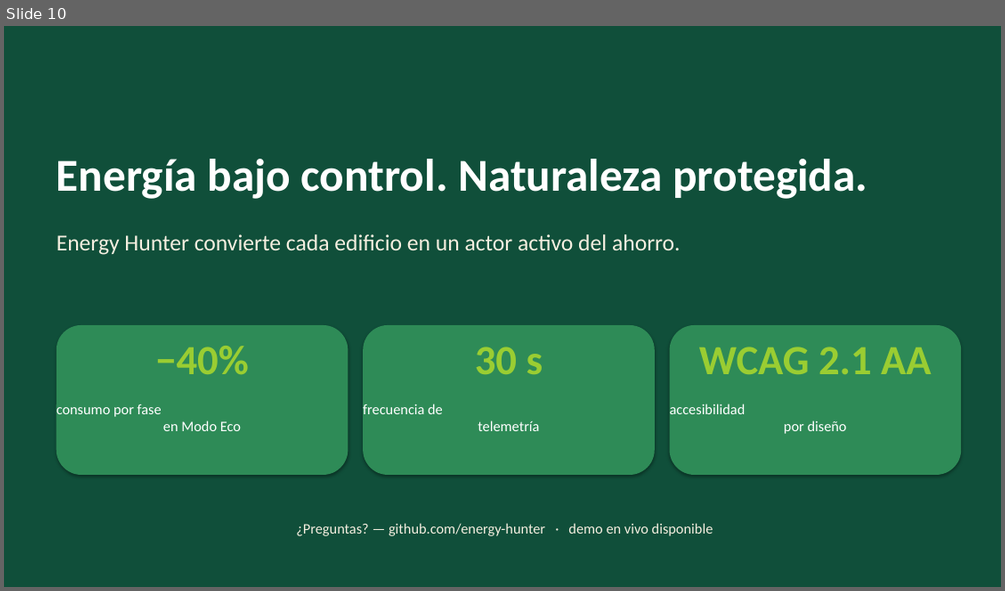
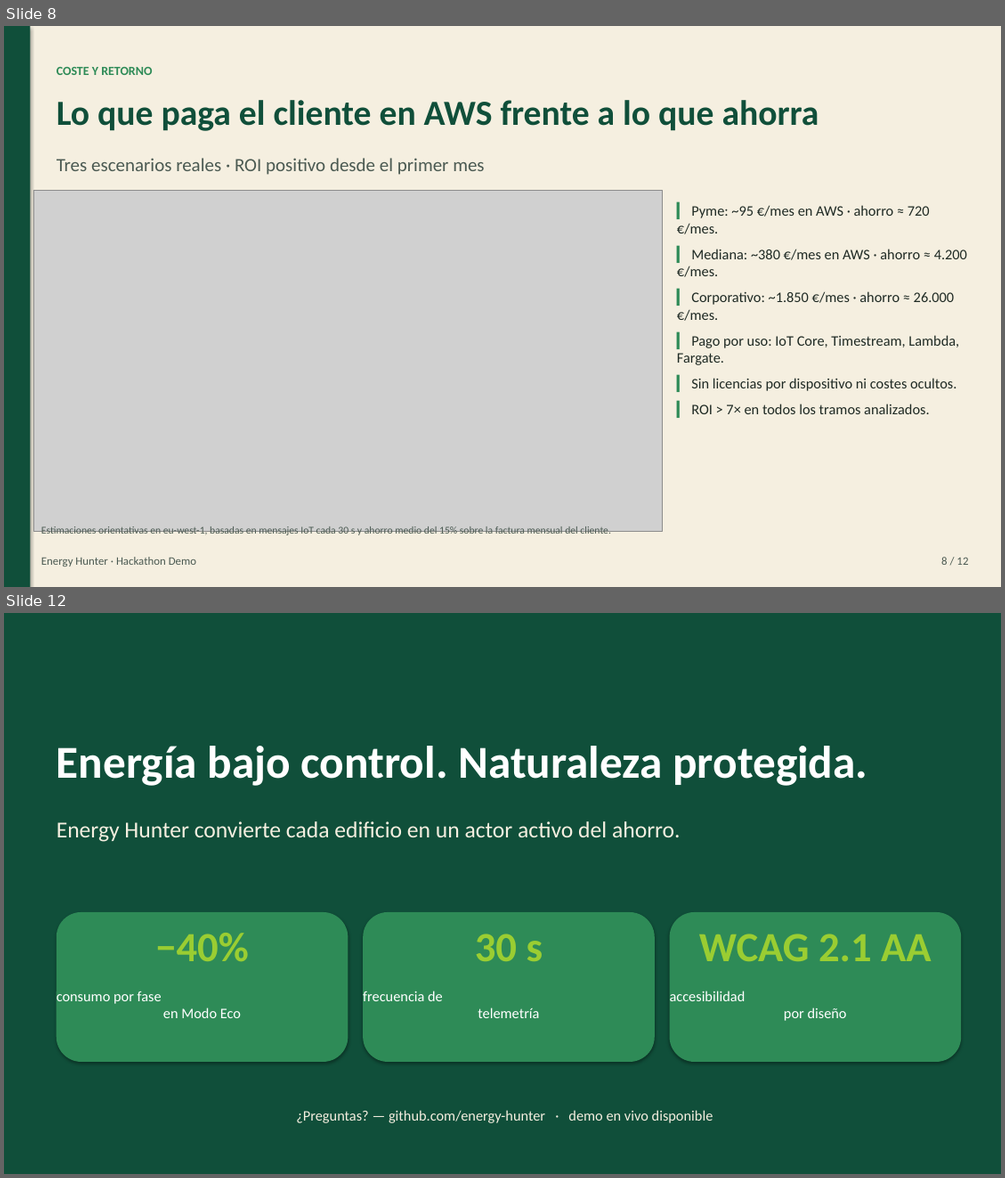
Before and after one commit to oscarbvw/hackatonrojo, a slide deck: presentations/energy_hunter_pitch.pptx. Shown one above the other, each under a label of ours: slide 10 before the commit, slides 8 and 12 after it; the slides between them are not shown. The pictures are 1005x591 and 1005x1178 pixels, drawn with LibreOffice and Linux fonts; fonts in the diff are those of the drawing; grey boxes stand for pictures. Boxes give left, top, right and bottom in pixels: in the first picture for what was removed or moved away, otherwise in the second. Text is boxed around its words. In the diff, an @@ line names an element or a change of style, - is before the commit and + after.

Commit message:
presentacion 2

```diff
--- a/presentations/energy_hunter_pitch.pptx
+++ b/presentations/energy_hunter_pitch.pptx
@@ slide 8 added at box(4, 26, 1001, 587), background #FFFFFF @@
@@ rectangle added at box(4, 26, 1001, 587), fill #F5EFE0 @@
@@ rectangle added at box(4, 26, 30, 587), fill #104F3A @@
@@ text added at box(57, 67, 152, 75), 12 pt, text #2E8B57, bold @@
+COSTE Y RETORNO
@@ text added at box(57, 100, 819, 131), 34 pt, text #104F3A, bold @@
+Lo que paga el cliente en AWS frente a lo que ahorra
@@ text added at box(57, 158, 484, 175), 18 pt, text #4B5A52 @@
+Tres escenarios reales · ROI positivo desde el primer mes
@@ picture added at box(34, 191, 662, 532) @@
@@ text added at box(677, 205, 967, 414), 14 pt, text #1F2A24 @@
+▎ Pyme: ~95 €/mes en AWS · ahorro ≈ 720 €/mes.
+▎ Mediana: ~380 €/mes en AWS · ahorro ≈ 4.200 €/mes.
+▎ Corporativo: ~1.850 €/mes · ahorro ≈ 26.000 €/mes.
+▎ Pago por uso: IoT Core, Timestream, Lambda, Fargate.
+▎ Sin licencias por dispositivo ni costes ocultos.
+▎ ROI > 7× en todos los tramos analizados.
@@ text added at box(41, 526, 611, 535), 10 pt, text #4B5A52 @@
+Estimaciones orientativas en eu-west-1, basadas en mensajes IoT cada 30 s y ahorro medio del 15% sobre la factura mensual del cliente.
@@ text added at box(41, 556, 196, 566), 11 pt, text #4B5A52 @@
+Energy Hunter · Hackathon Demo
@@ text added at box(941, 556, 968, 564), 11 pt, text #4B5A52 @@
+8 / 12
@@ what was slide 10 is now slide 12 @@
```
Also in this commit, not shown: 8 slides changed, 1 other slide added, 3 other files.
